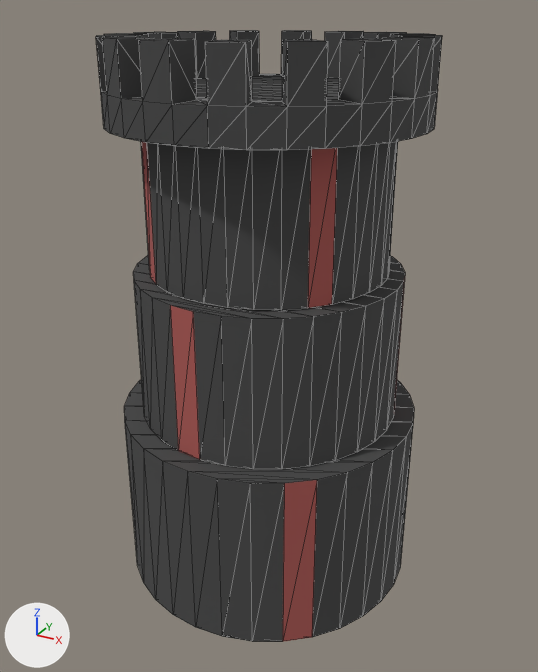
Renders of the glTF model models/BitOfTower.glb from each side of a commit.
One viewpoint serves both versions: a 50 mm camera at (1.55, -2.83, 2.63) aimed at (0.01, -0.02, 1.22). Every picture has the same lights, and +X, +Y and +Z are marked at lower left. Mesh edges are drawn as thin lines. Vertices at the same position are counted once.
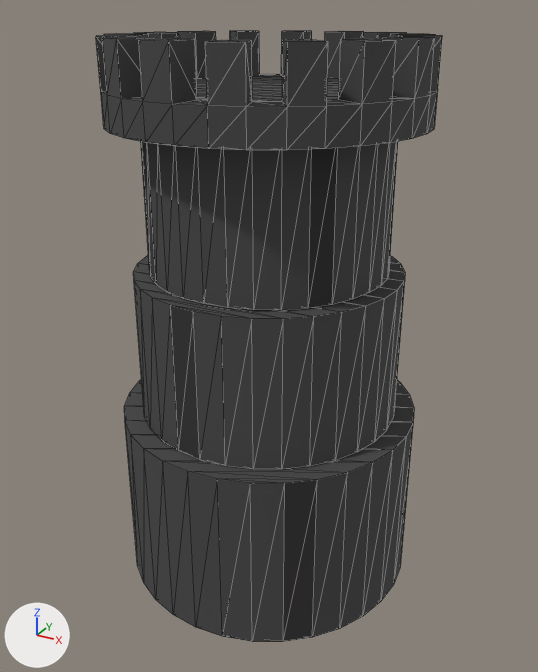
The newer file is also rescaled (x6.992), turned or shifted as a whole; pictures and numbers use the older file's frame.

Pixel boxes (x1, y1, x2, y2) of what changed, in the pictures (538 x 672 px):
part 1 of me_cylinder, recoloured (brown to black)
    both: (141, 142, 405, 642)

Patch to the scene script:
```diff
--- a/models/BitOfTower.glb.py
+++ b/models/BitOfTower.glb.py
@@ mat_material_005 @@
+mat_material_005 = principled_material('Material.005')
+mat_material_005.base_color = (0.0341, 0.0315, 0.0325)  # black #343233
+mat_material_005.roughness = 1.0
@@ me_cylinder @@
 me_cylinder.from_pydata(...)  # 352 vertices, 688 faces; spans x -0.7..0.7, y -0.7..0.7, z -0.43..2.09
 # used by ob_cylinder; location = (0.0, 0.0, 0.446)
+# me_cylinder part 1: all 16 faces that had it switch from mat_material_002 (brown #ad5955) to mat_material_005 (black #343233)
 me_cylinder.materials.append(mat_material_001)
```
